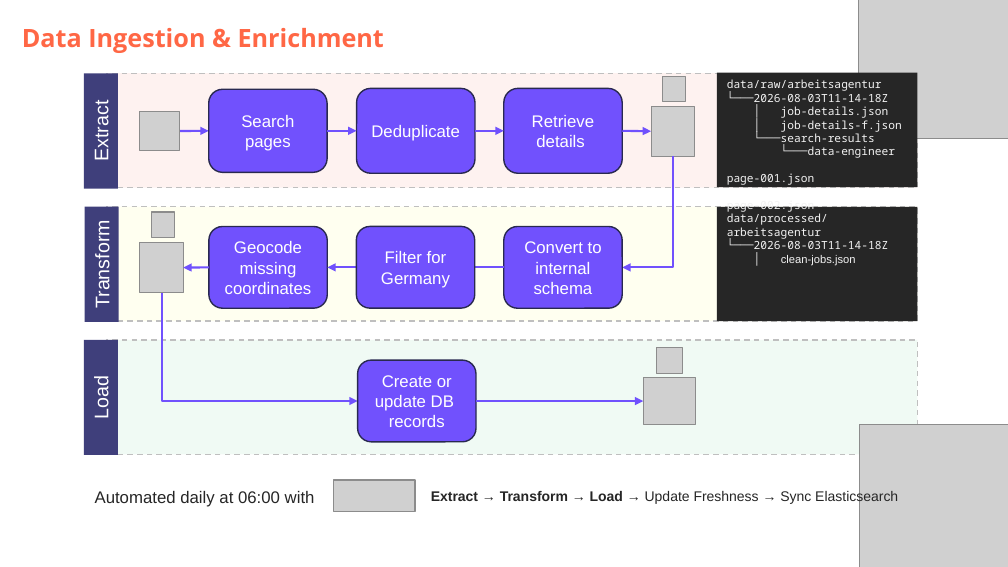
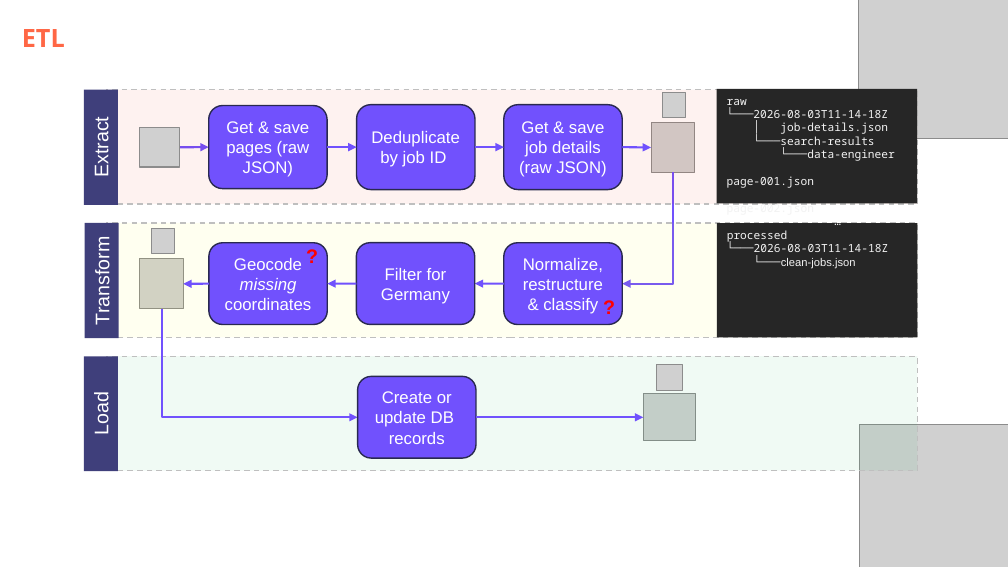
Before and after one commit to DataScientest-Studio/jun26bde-job-market, a slide deck: slide 5 of docs/defence/Defence.pptx (slide 6 before the commit). Drawn at 1008x567 pixels with LibreOffice and Linux fonts; fonts in the diff are those of the drawing; grey boxes stand for pictures; background and template pictures are left out. Boxes give left, top, right and bottom in pixels: in the first picture for what was removed or moved away, otherwise in the second. Text is boxed around its words. In the diff, an @@ line names an element or a change of style, - is before the commit and + after.

```diff
--- a/docs/defence/Defence.pptx
+++ b/docs/defence/Defence.pptx
@@ subtitle at <box>22,29,65,47</box>: text changed @@
-Data Ingestion & Enrichment
+ETL
@@ text in rectangle at <box>717,89,917,204</box>: paragraph added @@
+…
@@ text in rectangle at <box>727,99,747,108</box>: text changed @@
-data/raw/arbeitsagentur
+raw
@@ text in rounded rectangle at <box>226,121,310,177</box>: text changed @@
-Search pages
+Get & save pages (raw JSON)
@@ text in rounded rectangle at <box>371,131,460,167</box>: text changed @@
-Deduplicate
+Deduplicate by job ID
@@ text in rounded rectangle at <box>519,121,606,177</box>: text changed @@
-Retrieve details
+Get & save
+job details (raw JSON)
@@ text in rectangle at <box>781,120,902,132</box>: paragraph removed @@
-│ job-details-f.json
@@ text added at <box>296,239,345,273</box>, 14 pt, text #FF0000, bold @@
+?
@@ text in rectangle at <box>727,230,788,242</box>: text changed @@
-data/processed/arbeitsagentur
+processed
@@ rounded rectangle "Geocode missing coordinates" at <box>209,243,327,325</box>: italic on in "missing" @@
@@ 8 rectangles, 7 pictures, 7 rounded rectangles, 6 arrows, 2 elbow arrows: place and size @@
-8 rectangles, 7 pictures, 7 rounded rectangles, 6 arrows, 2 elbow arrows at <box>84,73,917,455</box>
+8 rectangles, 7 pictures, 7 rounded rectangles, 6 arrows, 2 elbow arrows at <box>84,89,917,472</box>
@@ text in rounded rectangle at <box>523,258,603,314</box>: text changed @@
-Convert to internal schema
+Normalize, restructure & classify
@@ text in rectangle at <box>754,255,856,269</box>: text changed @@
-│ clean-jobs.json
+└───clean-jobs.json
@@ arrow added from (357, 283) to (328, 283), #7151FD 1.5 pt @@
@@ arrow moved from (504, 267) - (328, 267) to (504, 283) - (475, 283) @@
@@ text added at <box>594,289,642,324</box>, 14 pt, text #FF0000, bold @@
+?
@@ text removed at <box>95,491,315,507</box> @@
-Automated daily at 06:00 with
@@ picture removed at <box>334,480,415,511</box> @@
@@ text removed at <box>431,490,898,505</box> @@
-Extract → Transform → Load → Update Freshness → Sync Elasticsearch
```
Also in this commit, not shown: 8 other slides changed, 5 slides added, 4 slides removed, 2 other files.
